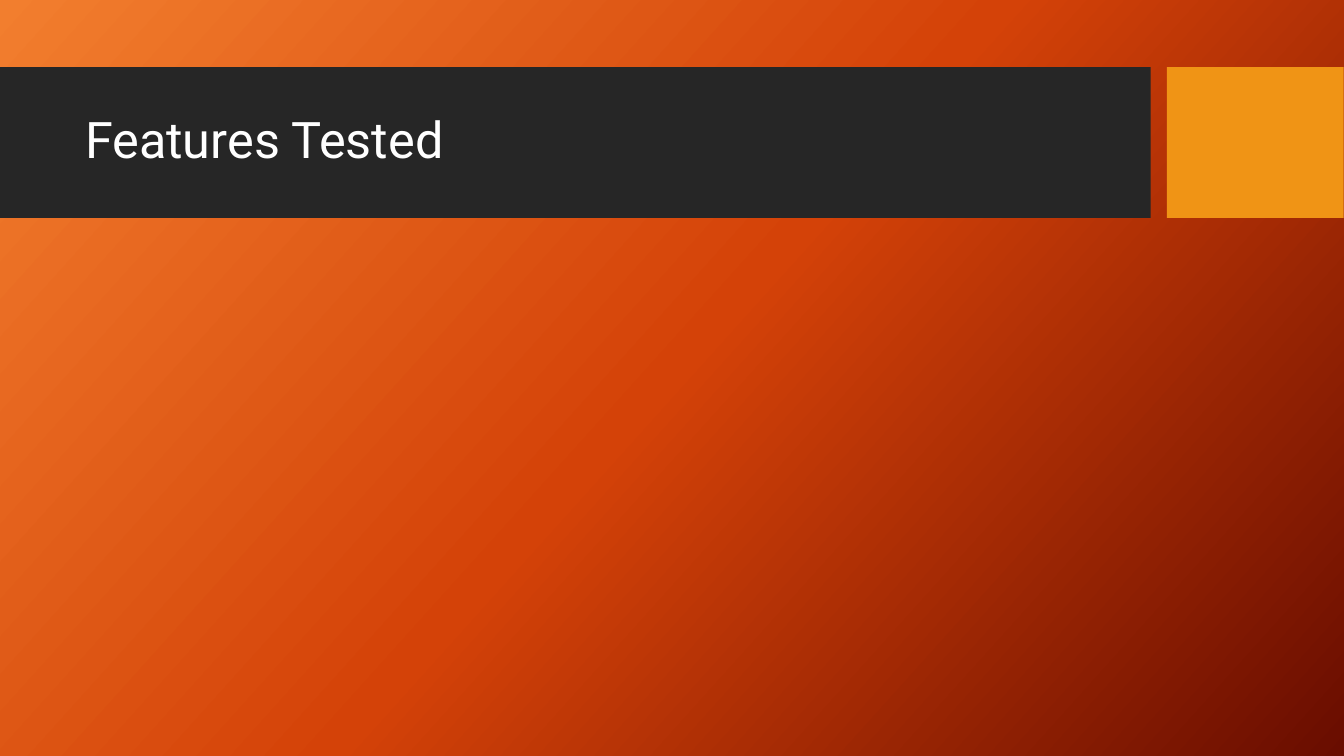
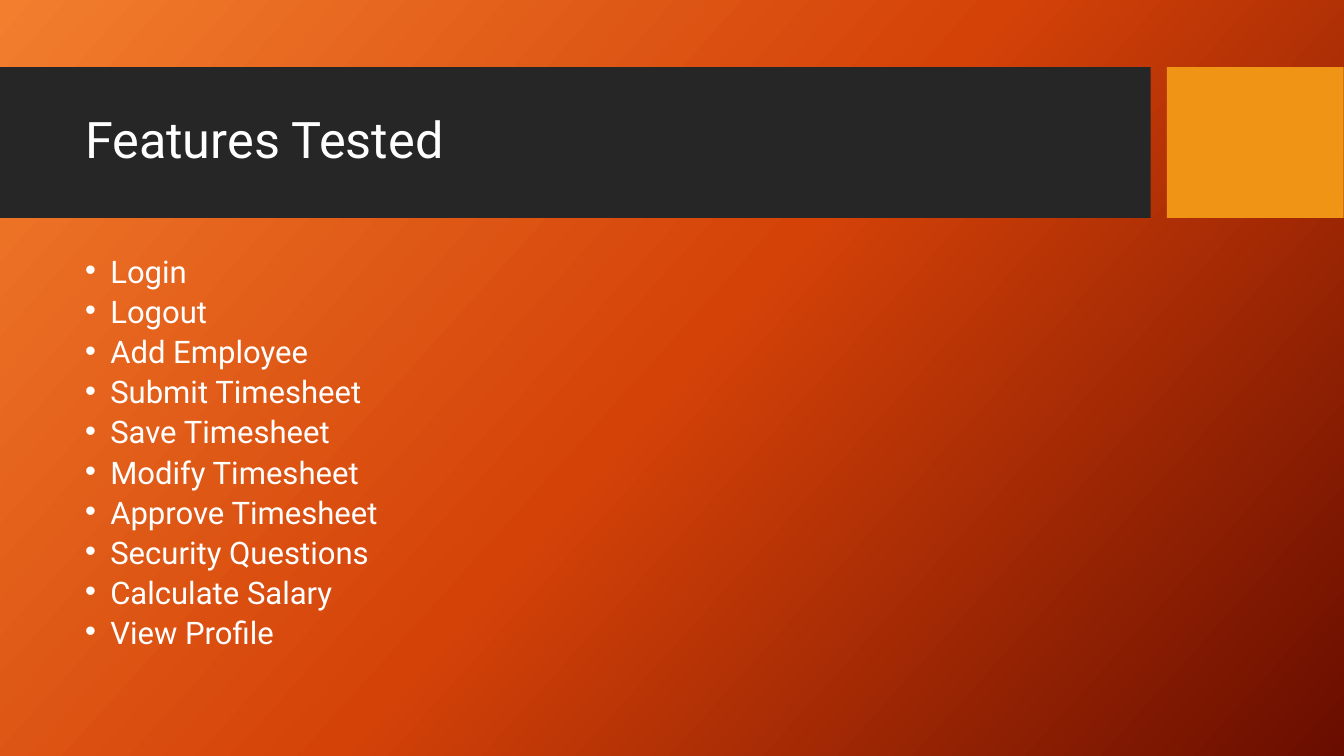
Before and after one commit to zzzzakhar/CEN4072-Team-1, a slide deck: slide 8 of Presentation1.pptx (slide 9 before the commit). Drawn at 1344x756 pixels with LibreOffice and Linux fonts; fonts in the diff are those of the drawing; background and template pictures are left out. Boxes give left, top, right and bottom in pixels: in the first picture for what was removed or moved away, otherwise in the second. Text is boxed around its words. In the diff, an @@ line names an element or a change of style, - is before the commit and + after.

```diff
--- a/Presentation1.pptx
+++ b/Presentation1.pptx
@@ text added at <box>110,260,378,645</box>, 22.2 pt, text #FFFFFF @@
+• Login
+• Logout
+• Add Employee
+• Submit Timesheet
+• Save Timesheet
+• Modify Timesheet
+• Approve Timesheet
+• Security Questions
+• Calculate Salary
+• View Profile
```
Also in this commit, not shown: 4 other slides changed, 3 slides added, 2 slides removed.
